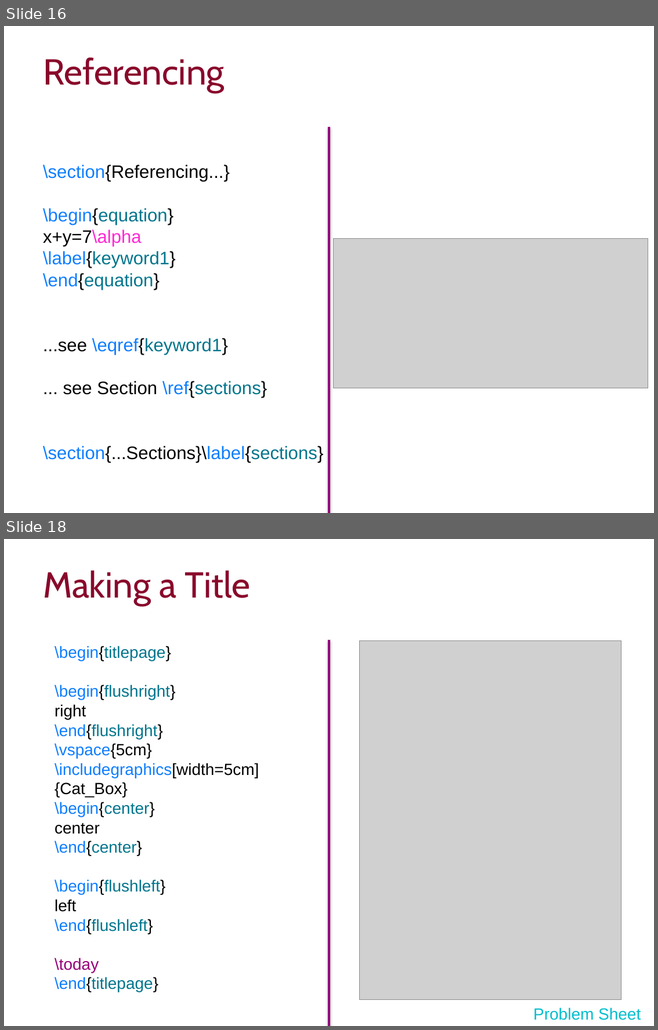
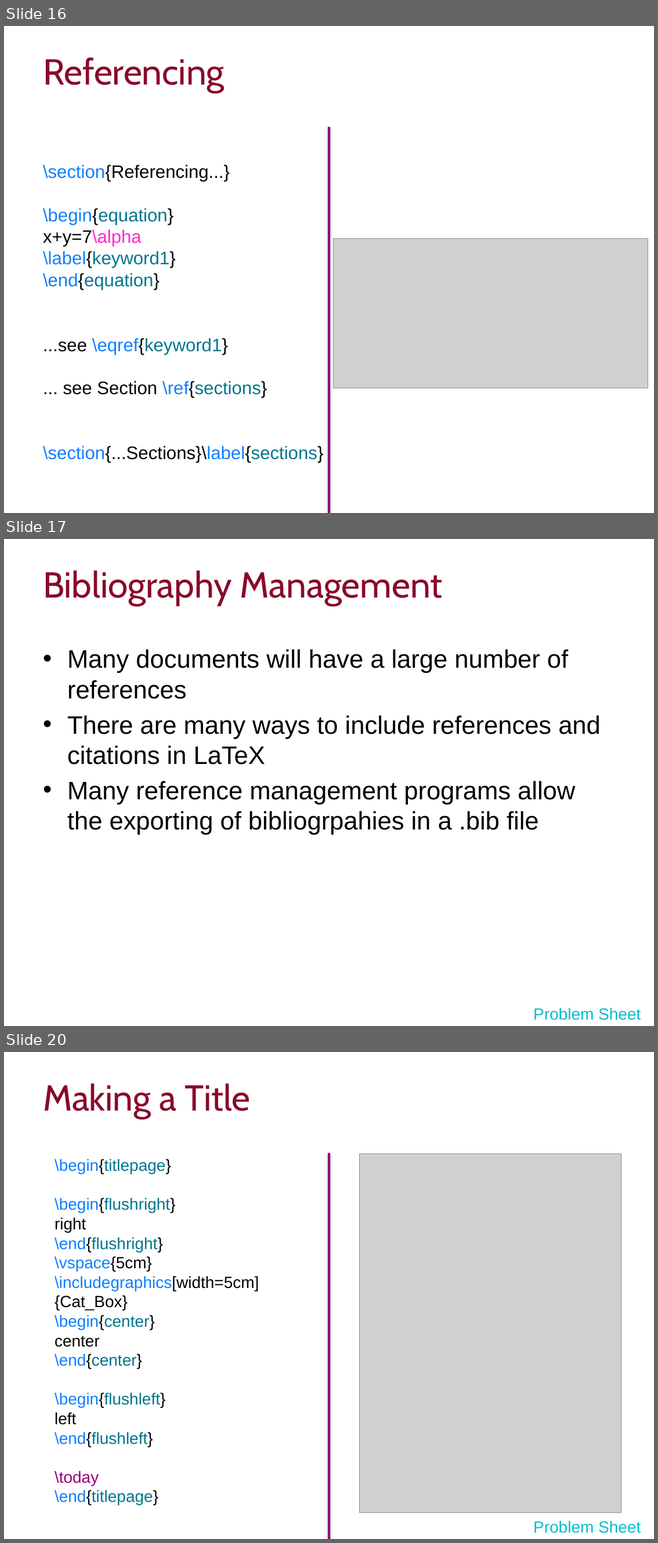
Before and after one commit to ImperialCollegeLondon/RCDS-introduction-to-latex, a slide deck: Intro to Latex Slides.pptx. Shown one above the other, each under a label of ours: slides 16 and 18 before the commit, slides 16, 17 and 20 after it; the slides between them are not shown. The pictures are 658x1030 and 658x1543 pixels, drawn with LibreOffice and Linux fonts; fonts in the diff are those of the drawing; grey boxes stand for pictures; background and template pictures are left out. Boxes give left, top, right and bottom in pixels: in the first picture for what was removed or moved away, otherwise in the second. Text is boxed around its words. In the diff, an @@ line names an element or a change of style, - is before the commit and + after.

```diff
--- a/Intro to Latex Slides.pptx
+++ b/Intro to Latex Slides.pptx
@@ slide 17 added at bbox=[4, 539, 654, 1026], background #FFFFFF @@
@@ title added at bbox=[43, 570, 442, 606], 40 pt, text #89092B @@
+Bibliography Management
@@ text added at bbox=[67, 649, 600, 835], 28 pt, text #000000 @@
+• Many documents will have a large number of references
+• There are many ways to include references and citations in LaTeX
+• Many reference management programs allow the exporting of bibliogrpahies in a .bib file
@@ text added at bbox=[533, 1008, 640, 1020], 18 pt, text #00BECE @@
+Problem Sheet
@@ what was slide 18 is now slide 20 @@
```
Also in this commit, not shown: 1 slide changed, 3 other slides added, 1 slide removed.
